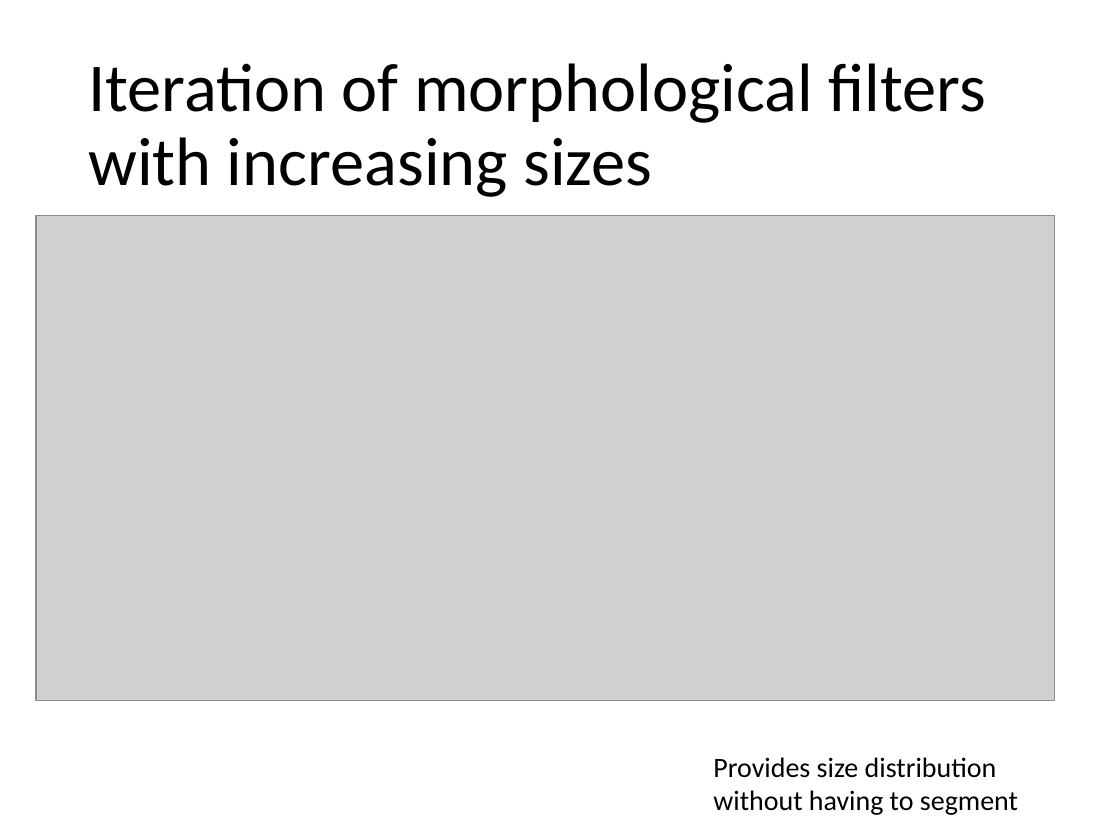
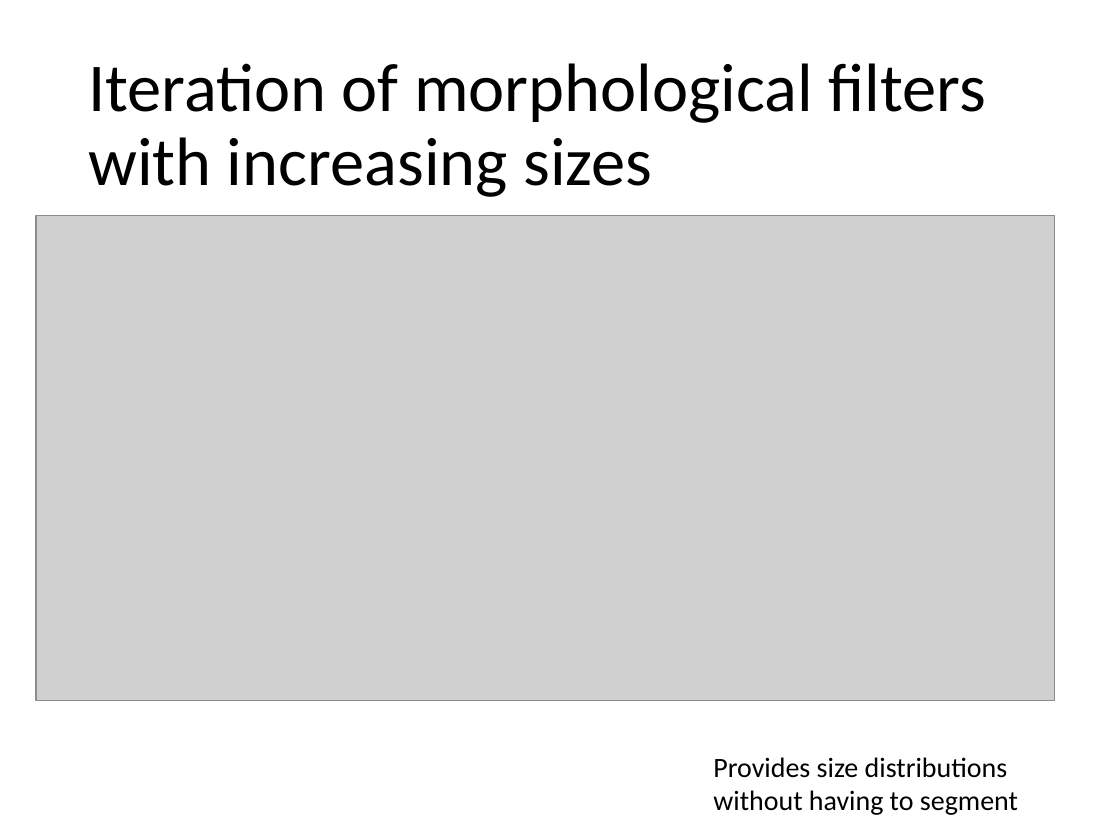
Before and after one commit to dlegland/image-analysis-practical-2023, a slide deck: slide 11 of practical/manual/ImageAnalysis-practical.pptx. Drawn at 1120x840 pixels with LibreOffice and Linux fonts; fonts in the diff are those of the drawing; grey boxes stand for pictures. Boxes give left, top, right and bottom in pixels: in the first picture for what was removed or moved away, otherwise in the second. Text is boxed around its words. In the diff, an @@ line names an element or a change of style, - is before the commit and + after.

```diff
--- a/practical/manual/ImageAnalysis-practical.pptx
+++ b/practical/manual/ImageAnalysis-practical.pptx
@@ text at <box>713,757,1008,778</box>: text changed @@
-Provides size distribution
+Provides size distributions
```
Also in this commit, not shown: 4 other slides changed, 4 slides added.
